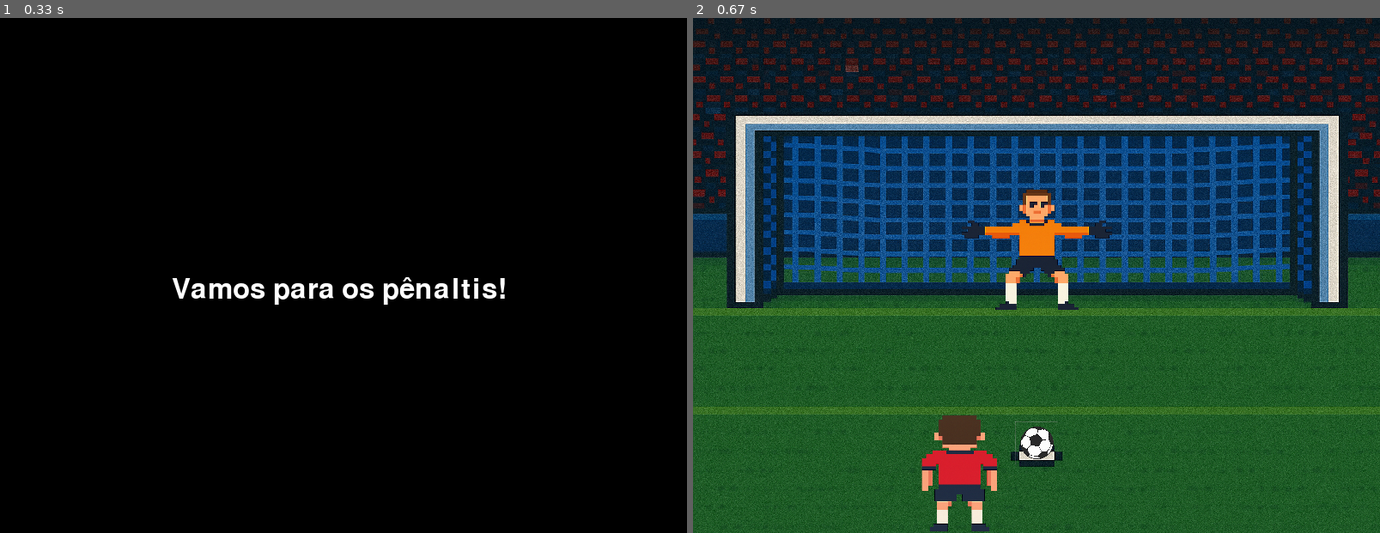
Above: before the commit, frames 1-2 (left to right).
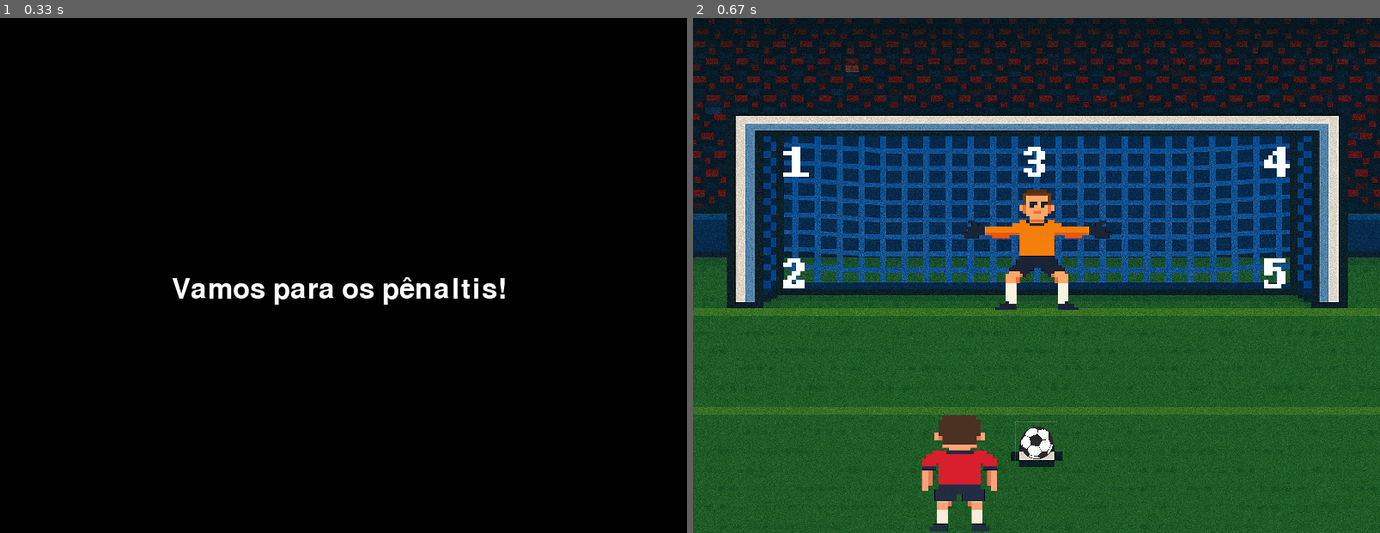
Above: after the commit, the same moments.

Repository: FredericoAyres/py-game
Game: pygame game, started from jogo.py
Two runs of this game, one before a commit and one after it. Both use one fixed random seed, a clock stepped at 60 frames per second and the inputs below.
Inputs:
- Up to frame 1 (0.33 s): no input
- Up to frame 2 (0.67 s): tap Enter at 0.33 s

Frame 1 is identical in both runs. In frame 2, 0.6% of the frame differs, in the area x 13-87%, y 25-53%.

Commit message:
imagens prontas parte 2

Diff:
--- a/jogo_rodando.py
+++ b/jogo_rodando.py
@@ -12,6 +12,16 @@
     image_jogador = pygame.transform.scale(image_jogador,(180, 160))
     image_bola = pygame.image.load('assets/img/Bola_DesSoft.png').convert_alpha()
     image_bola = pygame.transform.scale(image_bola,(50, 50))
+    image_1 = pygame.image.load('assets/img/1_DesSoft.png').convert_alpha()
+    image_1 = pygame.transform.scale(image_1,(400, 400))
+    image_2 = pygame.image.load('assets/img/2_DesSoft.png').convert_alpha()
+    image_2 = pygame.transform.scale(image_2,(400, 400))
+    image_3 = pygame.image.load('assets/img/3_DesSoft.png').convert_alpha()
+    image_3 = pygame.transform.scale(image_3,(400, 400))
+    image_4 = pygame.image.load('assets/img/4_DesSoft.png').convert_alpha()
+    image_4 = pygame.transform.scale(image_4,(400, 400))
+    image_5 = pygame.image.load('assets/img/5_DesSoft.png').convert_alpha()
+    image_5 = pygame.transform.scale(image_5,(400, 400))
 
     while running:
         clock.tick(60)
@@ -26,7 +36,11 @@
         window.blit(image_goleiro, (300, 180))
         window.blit(image_jogador, (220, 450))
         window.blit(image_bola, (375, 470))
-
+        window.blit(image_1, (-80, -30))
+        window.blit(image_2, (-80, 100))
+        window.blit(image_3, (200, -30))
+        window.blit(image_4, (480, -30))
+        window.blit(image_5, (480, 100))
 
         pygame.display.flip()
         pygame.display.update()
Binary file added: assets/img/1_DesSoft.png
Binary file added: assets/img/2_DesSoft.png
Binary file added: assets/img/3_DesSoft.png
Binary file added: assets/img/4_DesSoft.png
Binary file added: assets/img/5_DesSoft.png
